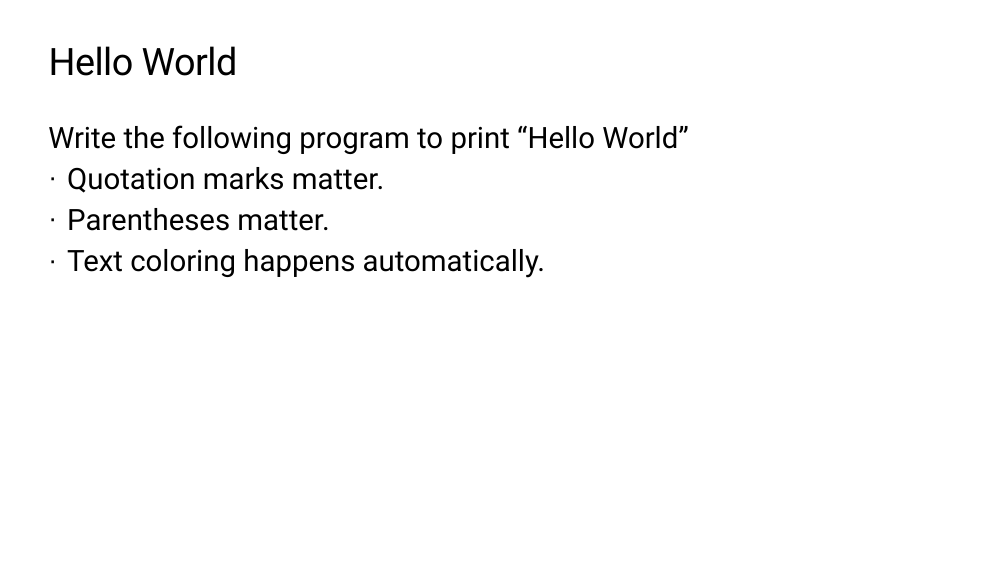
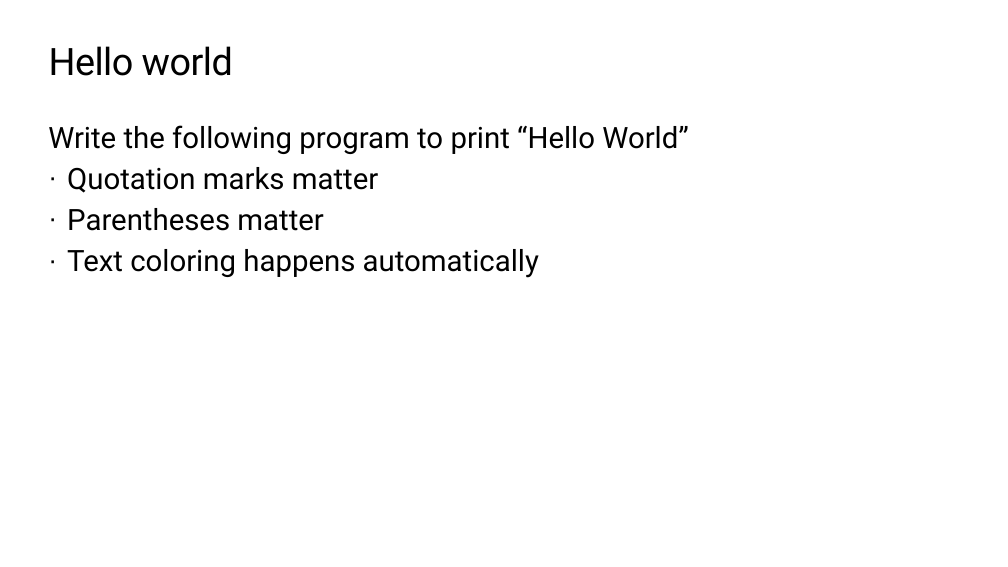
Before and after one commit to TEALSK12/2nd-semester-introduction-to-computer-science, a slide deck: slide 11 of units/1_unit/slidedecks/Intro Python 1.01 TEALS.pptx. Drawn at 1008x567 pixels with LibreOffice and Linux fonts; fonts in the diff are those of the drawing; background and template pictures are left out. Boxes give left, top, right and bottom in pixels: in the first picture for what was removed or moved away, otherwise in the second. Text is boxed around its words. In the diff, an @@ line names an element or a change of style, - is before the commit and + after.

```diff
--- a/units/1_unit/slidedecks/Intro Python 1.01 TEALS.pptx
+++ b/units/1_unit/slidedecks/Intro Python 1.01 TEALS.pptx
@@ title at box(49, 46, 233, 76): text changed @@
-Hello World
+Hello world
@@ text at box(67, 167, 539, 278): text changed @@
-· Quotation marks matter.
-· Parentheses matter.
-· Text coloring happens automatically.
+· Quotation marks matter
+· Parentheses matter
+· Text coloring happens automatically
```
Also in this commit, not shown: 8 other slides changed.
